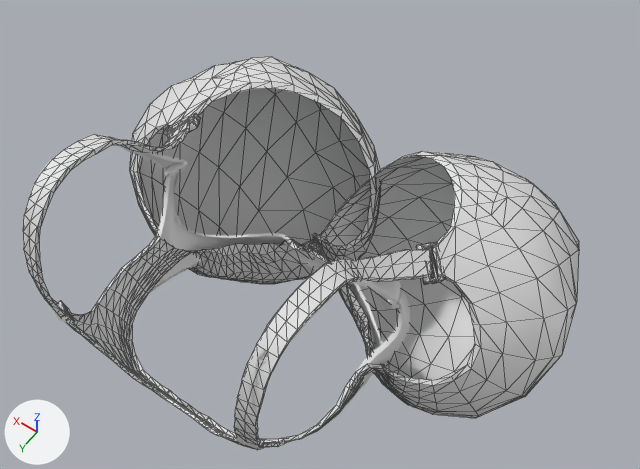
A saved change to the glTF model Mesh/Clothing/PlainBra/PlainBra.glb.
Camera for both pictures: a 50 mm lens placed at (-0.351, 0.347, 2.08), pointed at (-0.007, -0.135, 1.323). Arrows for +X, +Y and +Z are at lower left; the lights stay in place. The first picture is the older version. Both versions are drawn at full value of the shape key 'BreastsHuge' of 'PlainBra'; the numbers are the values there. Mesh edges are drawn as thin lines on the coarser meshes. Vertices at exactly the same position are counted once.

The older version as bpy lines, for what is in view:
```python
me_plane_001 = bpy.data.meshes.new('Plane.001')
me_plane_001.from_pydata(...)  # 1601 vertices, 2918 faces; spans x -0.281..0.281, y -0.343..0.127, z 1.113..1.526
me_plane_005 = bpy.data.meshes.new('Plane.005')
me_plane_005.from_pydata(...)  # 1512 vertices, 2748 faces; spans x -0.155..0.155, y -0.146..0.127, z 1.232..1.526
ob_plainbra = bpy.data.objects.new('PlainBra', me_plane_001)
ob_plainbra.location = (0.0, 0.0, 0.0)
ob_plainbrapulleddown = bpy.data.objects.new('PlainBraPulledDown', me_plane_005)
ob_plainbrapulleddown.location = (0.0, 0.0, 0.0)
```
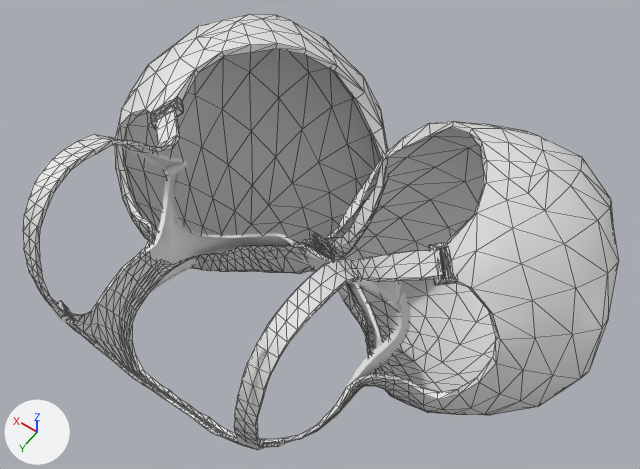
What differs and where, as boxes (x1, y1, x2, y2) in the pictures (640 x 469 px; the box of a moved part takes in the faces that stretch with it):
'PlainBra', reshaped (7% wider, 11% taller)
    before: (23, 57, 579, 450)
    after: (23, 14, 619, 450)
part 1 of me_plane_001, moved or reshaped
    before: (166, 113, 201, 139)
    after: (151, 99, 183, 129)
part 2 of me_plane_001, moved or reshaped
    before: (416, 242, 445, 285)
    after: (429, 242, 456, 286)
part 3 of me_plane_001, moved or reshaped
    before: (122, 57, 579, 418)
    after: (115, 14, 619, 415)

Edits to the bpy script that builds the scene:
```text
Change me_plane_001:
    used by ob_plainbra; location = (0.0, 0.0, 0.0)
    remove me_plane_001.from_pydata(...)  # 1601 vertices, 2918 faces; spans x -0.281..0.281, y -0.343..0.127, z 1.113..1.526
    add me_plane_001.from_pydata(...)  # 1601 vertices, 2918 faces; spans x -0.312..0.312, y -0.376..0.127, z 1.14..1.526
    me_plane_001 part 1: the loose piece of 60 vertices spanning x 0.133..0.17, y -0.128..-0.091, z 1.4..1.429 is multiplied about its middle by the matrix ((0.972, -0.177, -0.152), (0.2, 0.967, 0.158), (0.119, -0.184, 0.976)), then moved by (0.015, 0.006, 0.017)
    me_plane_001 part 2: the loose piece of 60 vertices spanning x -0.17..-0.133, y -0.128..-0.091, z 1.4..1.429 is multiplied about its middle by the matrix ((0.972, 0.177, 0.152), (-0.2, 0.967, 0.158), (-0.119, -0.184, 0.976)), then moved by (-0.015, 0.006, 0.017)
    me_plane_001 part 3: 826 of 1601 vertices moved; they spanned x -0.281..0.281, y -0.343..-0.001, z 1.113..1.441 and now span x -0.312..0.312, y -0.376..0.0, z 1.14..1.459; mean shift (0.0, -0.006, 0.004); largest move (-0.174, -0.289, 1.374) -> (-0.202, -0.336, 1.392)
```
